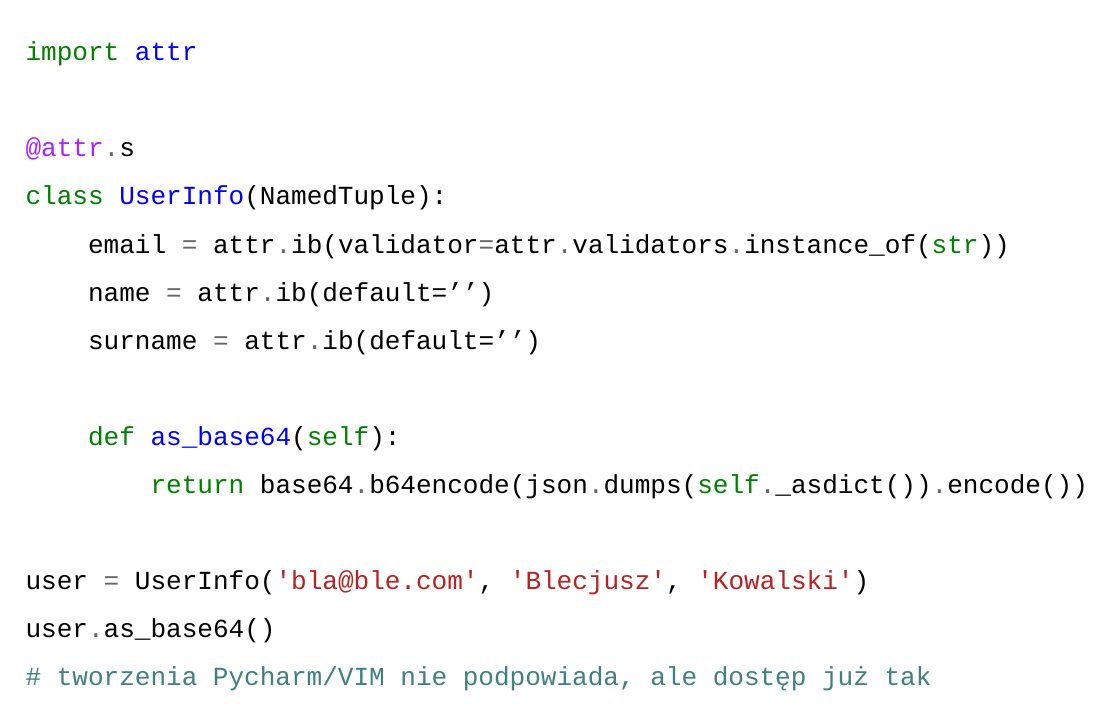
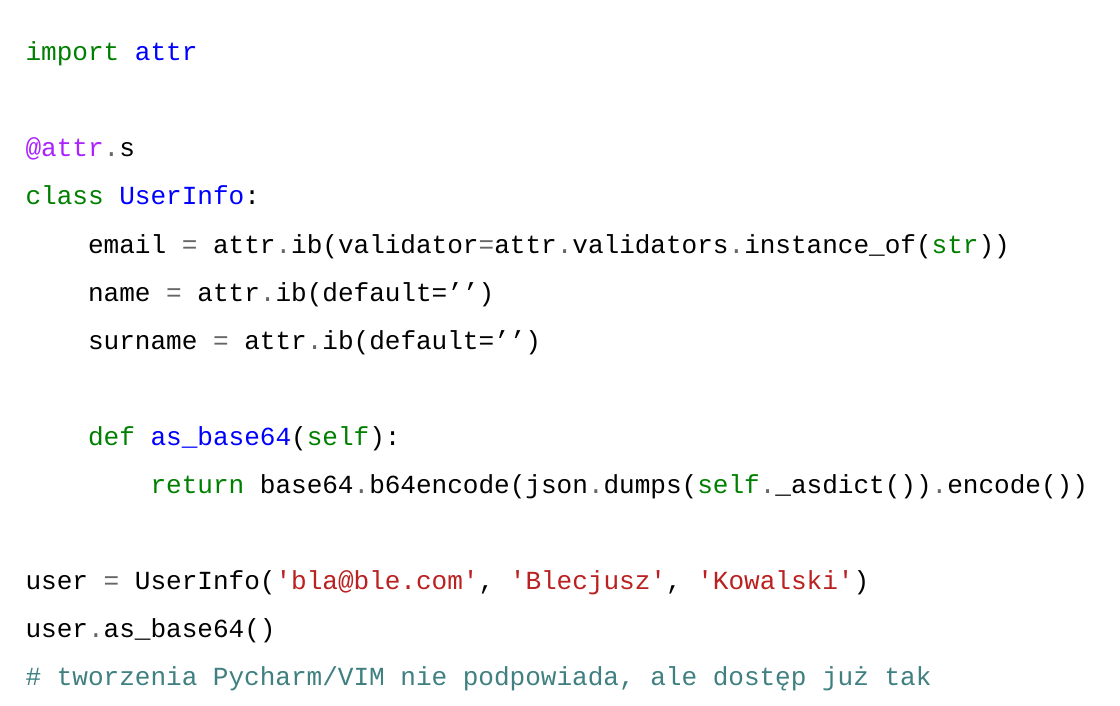
Before and after one commit to butla/presentations, a slide deck: slide 12 of python/painless_data_objects/painless_data_objects.odp. Drawn at 1120x706 pixels with LibreOffice and Linux fonts; fonts in the diff are those of the drawing; background and template pictures are left out. Boxes give left, top, right and bottom in pixels: in the first picture for what was removed or moved away, otherwise in the second. Text is boxed around its words. In the diff, an @@ line names an element or a change of style, - is before the commit and + after.

Commit message:
Fixes for the data objects presentation.

```diff
--- a/python/painless_data_objects/painless_data_objects.odp
+++ b/python/painless_data_objects/painless_data_objects.odp
@@ text at bbox=[26, 186, 260, 205]: text changed; text colour #000000 to #0000FF @@
-class UserInfo(NamedTuple):
+class UserInfo:
```
Also in this commit, not shown: 1 other file.
